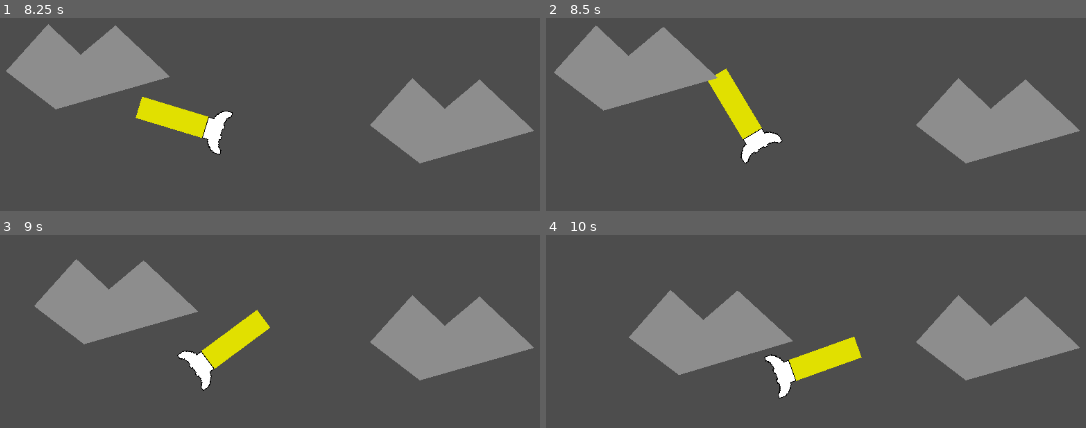
Above: before the commit, frames 1-4 (two rows, left to right).
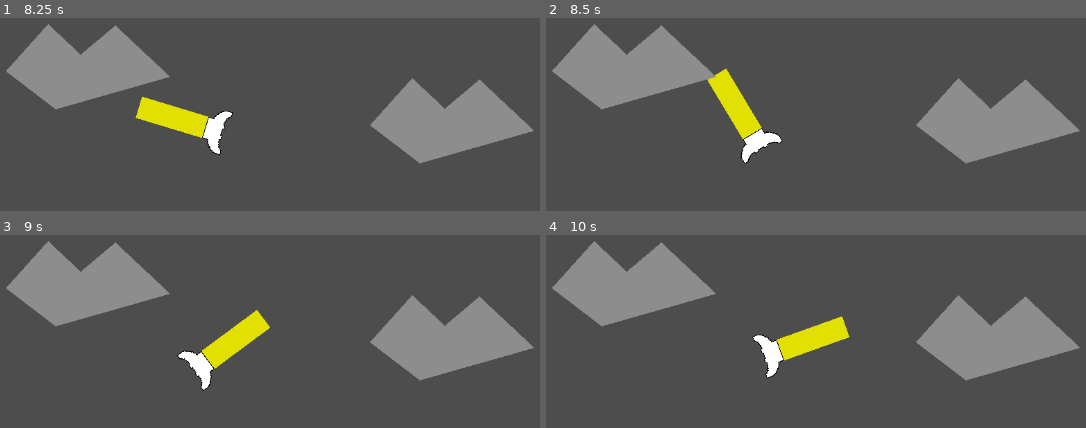
Above: after the commit, the same moments.

Repository: CWmain/SpaceJunkGame
Game: Godot game, scene res://Objects/Test_Scene.tscn
Same seed, same stepped clock (60 frames per second), same inputs: the game is played once before the commit and once after it.
Inputs (mouse positions are in pixels of both pictures, inside the frame that each line leads up to):
- Up to frame 1 (8.25 s): tap Enter at 0.5 s; move the mouse to (507, 160) at 0.52 s; hold D (TurnRight) 0.53-2.03 s; click (507, 160) at 0.6 s; tap W (Accelerate) at 0.77, 1.52, 3.02, 3.77, 4.52, 6.02, 6.77, 7.52 s; move the mouse to (172, 205) at 1.27 s; tap S (Stop) every 1.5 s from 1.35 to 7.35 s; move the mouse to (410, 85) at 2.02 s; hold A (TurnLeft) 2.03-2.78 s; click (410, 85) at 2.1 s; move the mouse to (outside the picture) at 2.77 s; hold D (TurnRight) 2.78-4.28 s; move the mouse to (outside the picture) at 3.52 s; click (outside the picture) at 3.6 s; move the mouse to (91, 116) at 4.27 s; hold A (TurnLeft) 4.28-5.03 s; move the mouse to (372, 183) at 5.02 s; hold D (TurnRight) 5.03-5.78 s; click (372, 183) at 5.1 s; move the mouse to (210, 72) at 5.77 s; hold A (TurnLeft) 5.78-7.28 s; move the mouse to (507, 160) at 6.52 s; click (507, 160) at 6.6 s; move the mouse to (172, 205) at 7.27 s; hold D (TurnRight) from 7.28 s (still down); move the mouse to (410, 85) at 8.02 s; click (410, 85) at 8.1 s
- Up to frame 2 (8.5 s): keep holding D (TurnRight)
- Up to frame 3 (9 s): keep holding D (TurnRight); move the mouse to (outside the picture) at 8.77 s; tap S (Stop) at 8.85 s
- Up to frame 4 (10 s): tap W (Accelerate) at 9.02, 9.77 s; move the mouse to (outside the picture) at 9.52 s; release D (TurnRight) at 9.53 s; hold A (TurnLeft) from 9.53 s (still down); click (outside the picture) at 9.6 s

Frame 1 is identical in both runs. In frame 2, 0.5% of the frame differs, in the area x 1-32%, y 3-49%; in frame 3, 6.5%; in frame 4, 18%, in the area x 1-59%, y 3-85%.

Commit message:
added comment

Diff:
--- a/Objects/player_rocket/player_rocket.gd
+++ b/Objects/player_rocket/player_rocket.gd
@@ -111,10 +111,15 @@
 	# Ensure that a valid asteroid is detected
 	if (collidedAsteroid == null):
 		return
+
 	# Get a vector to move from current position towards ship
 	var asteroidPosition : Vector2 = collidedAsteroid.to_global(collidedAsteroid.position)
 	var shipPosition: Vector2 = to_global(position)
+
+	# TODO: Adjust how shift is calculated to get the asteroid moving towards the ship correctly
+	# Consider shooting a physics object which stores the asteroid you want to pull, it breaks beyond a certain distance
 	var shift : Vector2 = shipPosition - asteroidPosition
-	shift = shift / 5
-	collidedAsteroid.set_linear_velocity(shift)
+	shift = shift
+	collidedAsteroid.apply_force(shift, Vector2.ZERO)
+	#collidedAsteroid.set_linear_velocity(shift)
 	#tether.get_collider().set_linear_velocity(Vector2(0,0))
